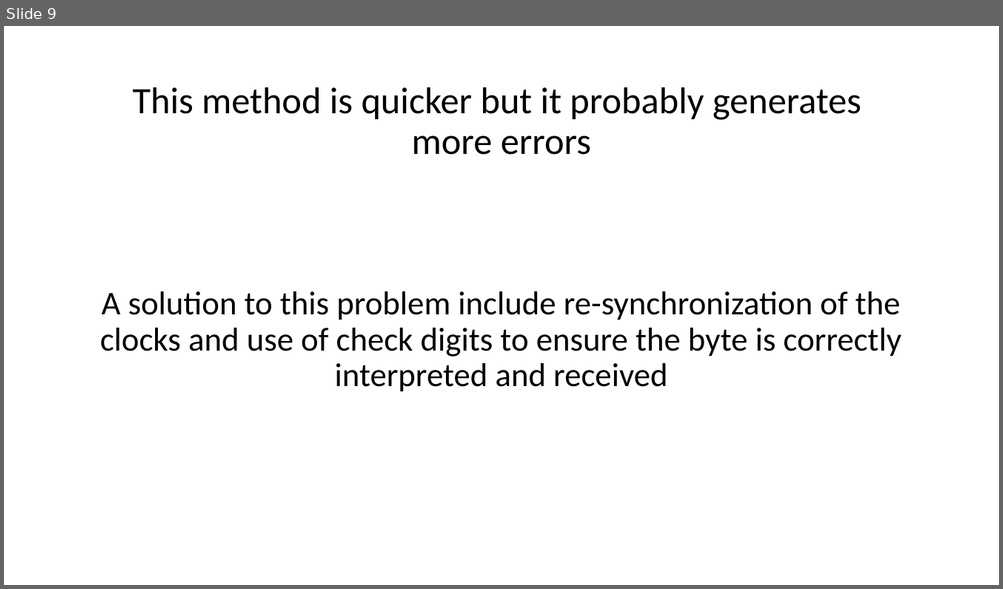
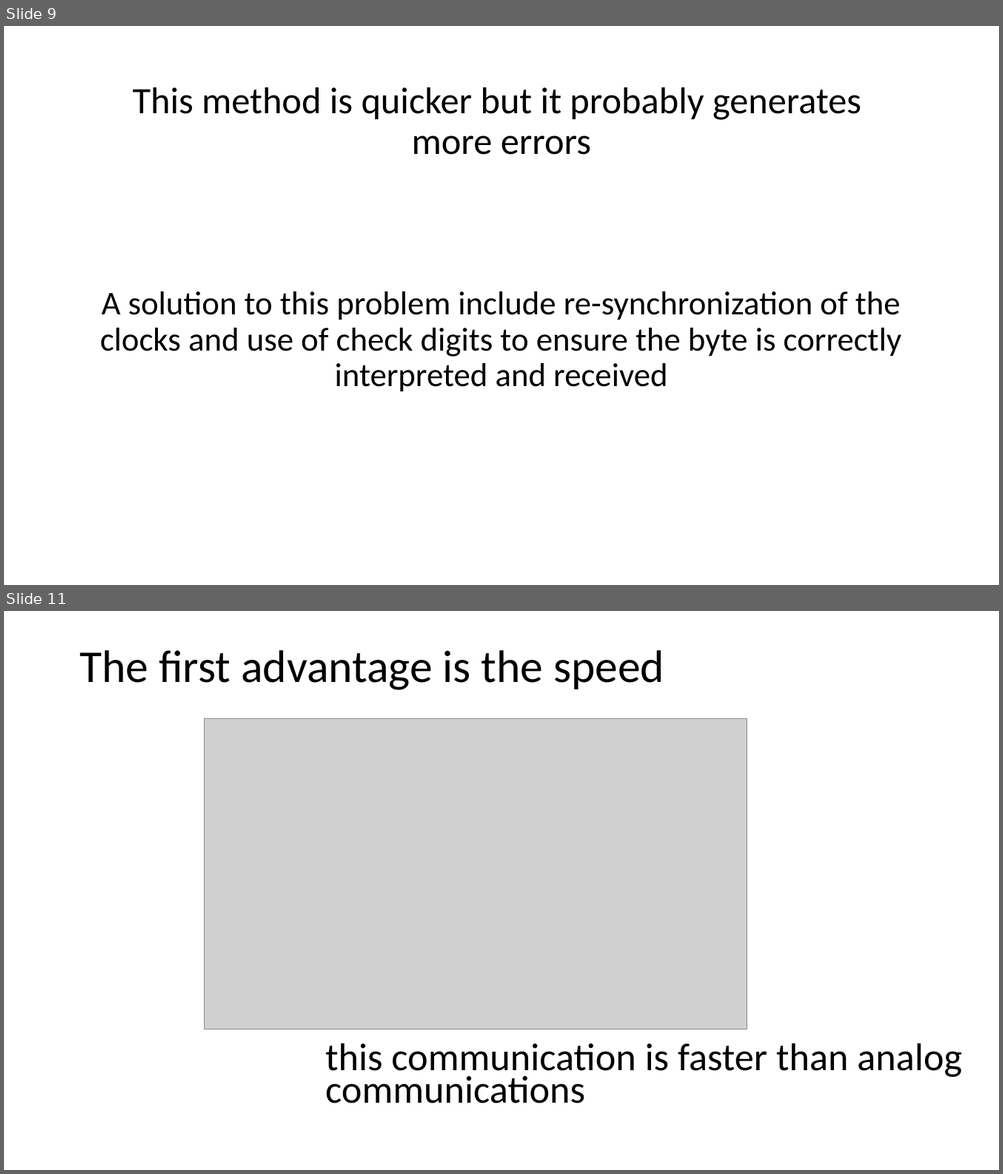
Before and after one commit to fabioZanoncelli/Digital-Communication, a slide deck: digitalCommunication.pptx. Shown one above the other, each under a label of ours: slide 9 before the commit, slides 9 and 11 after it; the slides between them are not shown. The pictures are 1003x589 and 1003x1174 pixels, drawn with LibreOffice and Linux fonts; fonts in the diff are those of the drawing; grey boxes stand for pictures. Boxes give left, top, right and bottom in pixels: in the first picture for what was removed or moved away, otherwise in the second. Text is boxed around its words. In the diff, an @@ line names an element or a change of style, - is before the commit and + after.

```diff
--- a/digitalCommunication.pptx
+++ b/digitalCommunication.pptx
@@ slide 11 added at <box>4,611,999,1170</box>, background #FFFFFF @@
@@ title added at <box>79,650,664,690</box>, 44 pt, text #000000 @@
+The first advantage is the speed
@@ picture added at <box>205,718,747,1030</box> @@
@@ text added at <box>325,1043,962,1104</box>, 37.4 pt, text #000000 @@
+this communication is faster than analog communications
```
Also in this commit, not shown: 5 other slides added.
